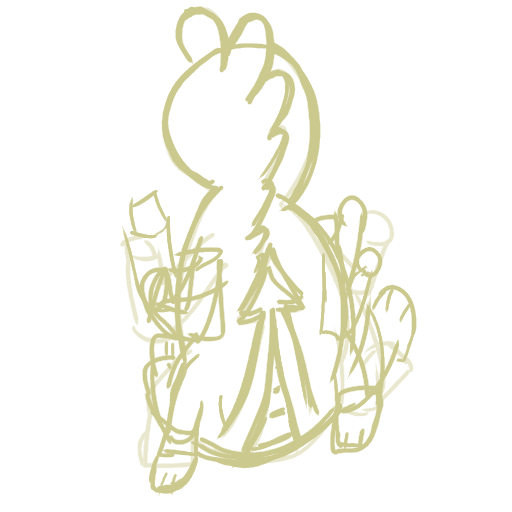
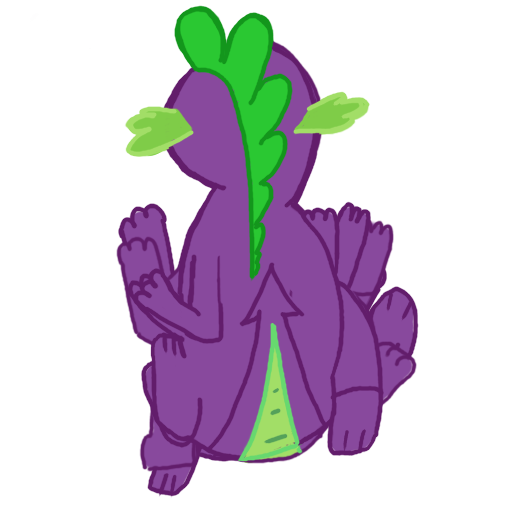
Two versions of the same layered image (512 × 512). Layer-by-layer changes:
added group "Frame 4" with 3 layers above "Frame 3" over [left=125, top=6, right=386, bottom=462]
added layer "Layer #10" in group "Frame 4" over [left=125, top=6, right=384, bottom=462]
added layer "Layer #11" in group "Frame 4" over [left=129, top=8, right=383, bottom=462]
hid "Layer #3", moved it into group "Frame 4" over [left=148, top=9, right=386, bottom=462]
added group "Frame 3" with 3 layers above "Frame 2" over [left=116, top=5, right=384, bottom=457]
added layer "Layer #8" in group "Frame 3" over [left=116, top=5, right=382, bottom=454]
added layer "Layer #9" in group "Frame 3" over [left=128, top=7, right=381, bottom=453]
hid "Layer #2", moved it into group "Frame 3" over [left=139, top=6, right=384, bottom=457]
added group "Frame 2" with 3 layers above "Frame 1" over [left=116, top=7, right=417, bottom=473]
added layer "Layer #6" in group "Frame 2" over [left=116, top=7, right=417, bottom=473]
added layer "Layer #7" in group "Frame 2" over [left=116, top=9, right=414, bottom=471]
hid "Layer", opacity 43% → 100%, moved it into group "Frame 2" over [left=119, top=7, right=414, bottom=469]
added group "Frame 1" with 3 layers above "Layer #5" over [left=116, top=6, right=419, bottom=498]
added layer "Layer #1" in group "Frame 1" over [left=116, top=6, right=419, bottom=498]
added layer "Layer #4" in group "Frame 1" over [left=120, top=10, right=417, bottom=494]
hid "Background", moved it into group "Frame 1" over [left=122, top=6, right=417, bottom=496]
